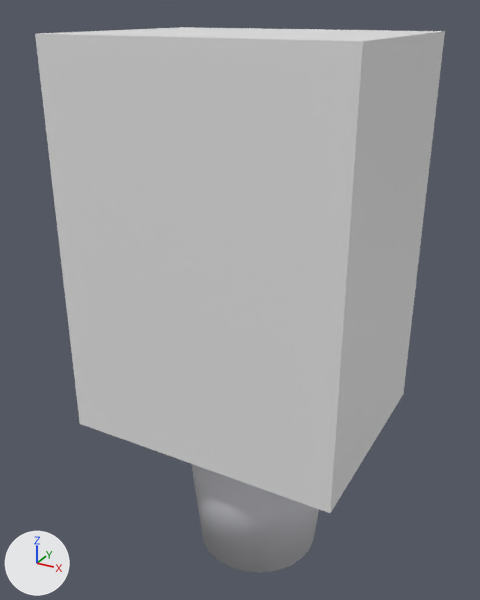
A saved change to the glTF model internal/web/static/office/models/Deco_Plant_Floor.gltf.
One viewpoint serves both versions: a camera (50 mm lens) standing at (0.669, -1.322, 1.363) and looking at (-0.061, 0.005, 0.7). Arrows for +X, +Y and +Z are at lower left; the lights stay in place. The older version comes first. Where no turn or scale is listed for an object, it has been applied to the vertices.

Objects in the first picture: 'Deco_Plant_Floor', 'Deco_Plant_Floor_COL'.
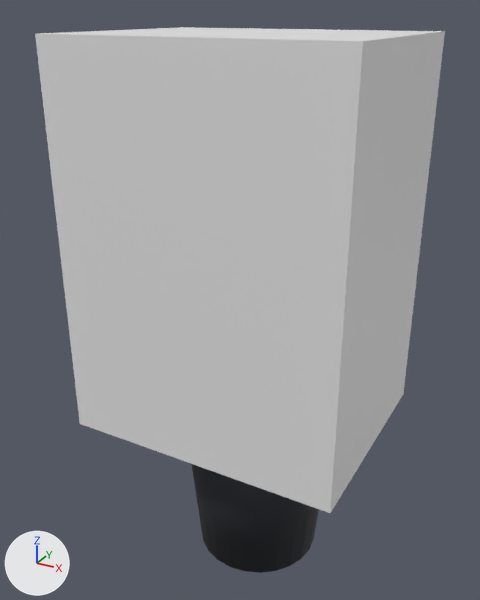
What changed in the scene script:
```text
Change mat_rs_pot:
    mat_rs_pot.base_color: (0.687, 0.687, 0.73) -> (0.0242, 0.0262, 0.0331)  # light grey #d8d8de -> dark grey #2b2d33
```

Location of each change, (x1, y1, x2, y2) in pixels of the pictures (480 x 600 px):
'Deco_Plant_Floor', recoloured (light grey to black)
    both: (192, 464, 319, 573)
